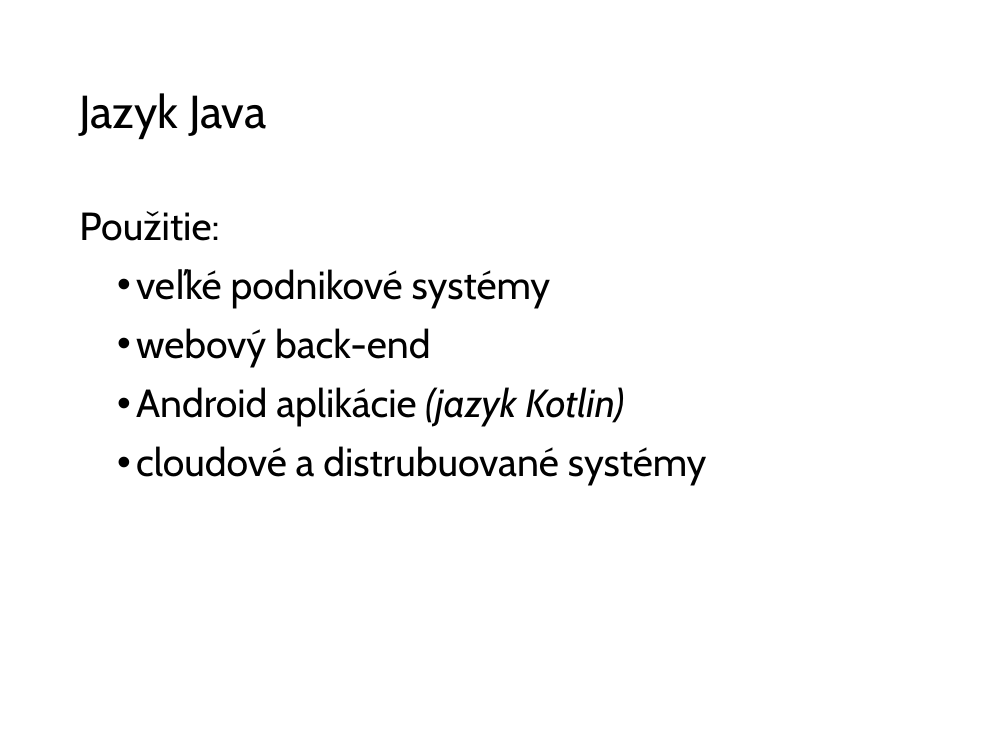
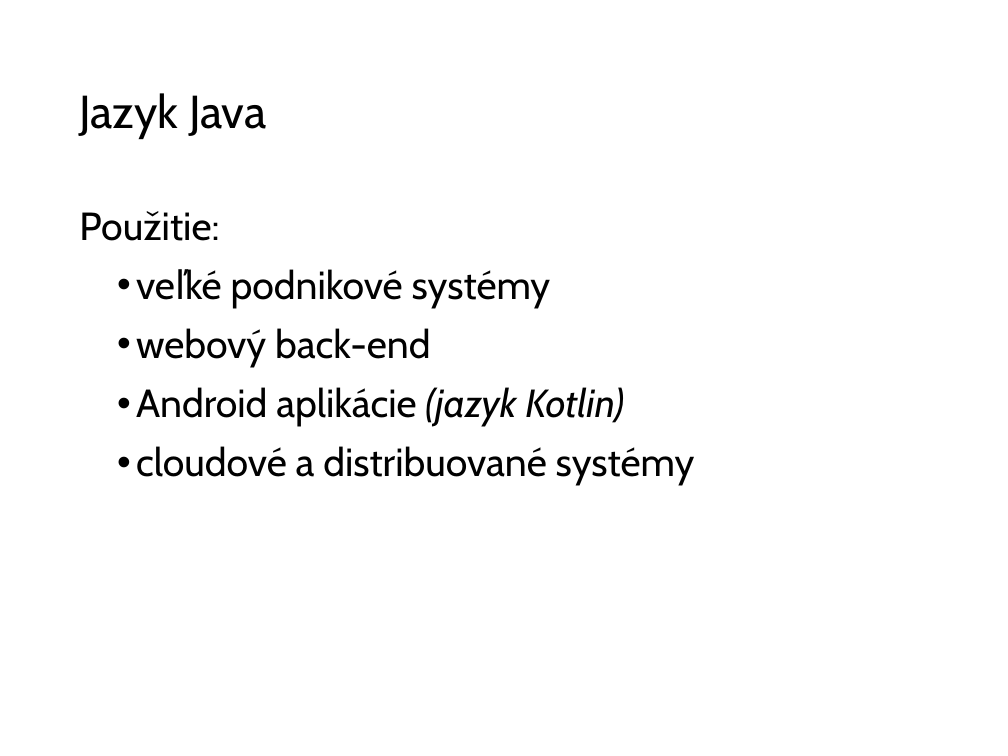
Before and after one commit to wagjo/oop, a slide deck: slide 9 of prezentacie/t01.pptx. Drawn at 1008x756 pixels with LibreOffice and Linux fonts; fonts in the diff are those of the drawing. Boxes give left, top, right and bottom in pixels: in the first picture for what was removed or moved away, otherwise in the second. Text is boxed around its words. In the diff, an @@ line names an element or a change of style, - is before the commit and + after.

```diff
--- a/prezentacie/t01.pptx
+++ b/prezentacie/t01.pptx
@@ text at (136, 446, 695, 486): text changed @@
-  • cloudové a distrubuované systémy
+  • cloudové a distribuované systémy
```
Also in this commit, not shown: 2 other slides changed, 4 other files.
